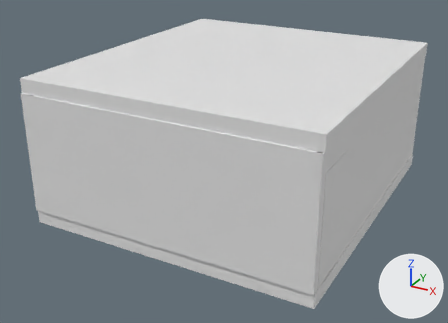
One commit to the Blender file apartment.blend: the scene before it, then after it.
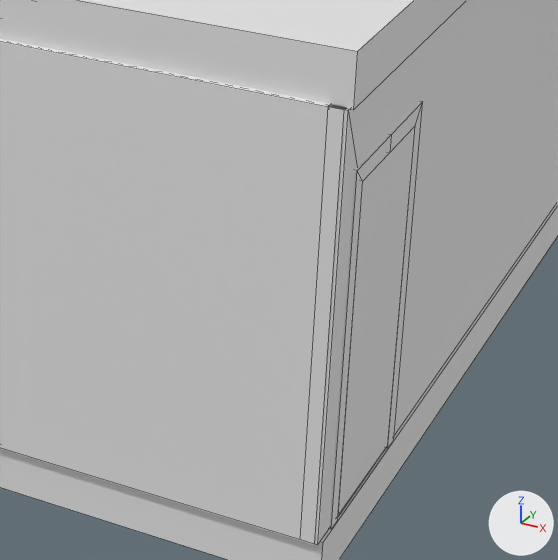
The first picture shows the older version from a 50 mm camera at (6.74, -12.51, 6.07) aimed at (0.55, -1.24, 0.43). The close-ups show the older and then the newer version on the part from 47% to 87% of the width and 36% to 93% of the height of that picture. Only the edits that show in the close-ups are written down. The axes (+X, +Y, +Z) are drawn at lower right. The lights are the same throughout. The close-ups show mesh edges as thin lines.

Names of what the first close-up shows: 'door_corob.004', 'door_polotno.004', 'Куб.001', 'Куб.006', 'Куб.007', 'Куб.015'.
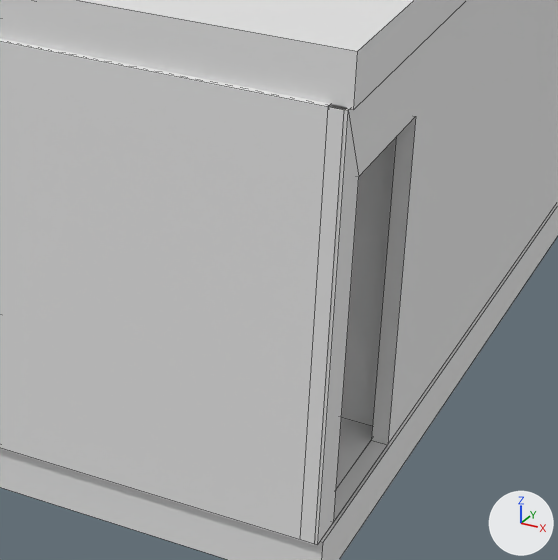
Where the newer file only moved an object's origin or applied its transform, the numbers keep the older frame.

What the commit changed:
Object 'door_polotno.004' (ob_door_polotno_004) is now hidden.
Object 'door_corob.004' (ob_door_corob_004) is now hidden.

Location of each change, [x1, y1, x2, y2] in pixels of the close-ups (558 x 560 px):
'door_polotno.004', hidden
    before: [338, 126, 415, 516]
'door_corob.004', hidden
    before: [329, 102, 423, 529]
'Куб.009', unchanged, uncovered by the edit
    after: [341, 138, 396, 426]
